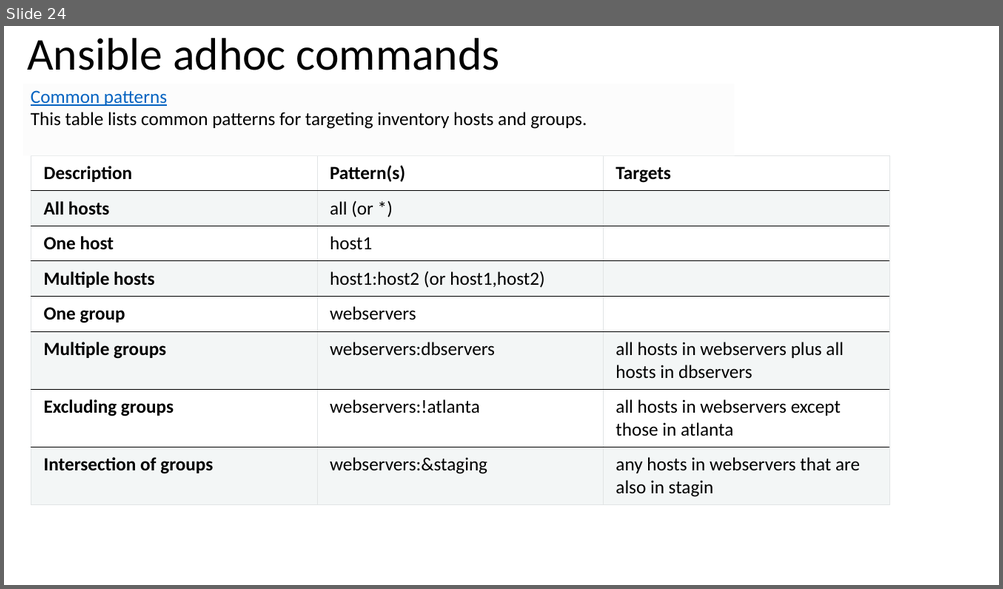
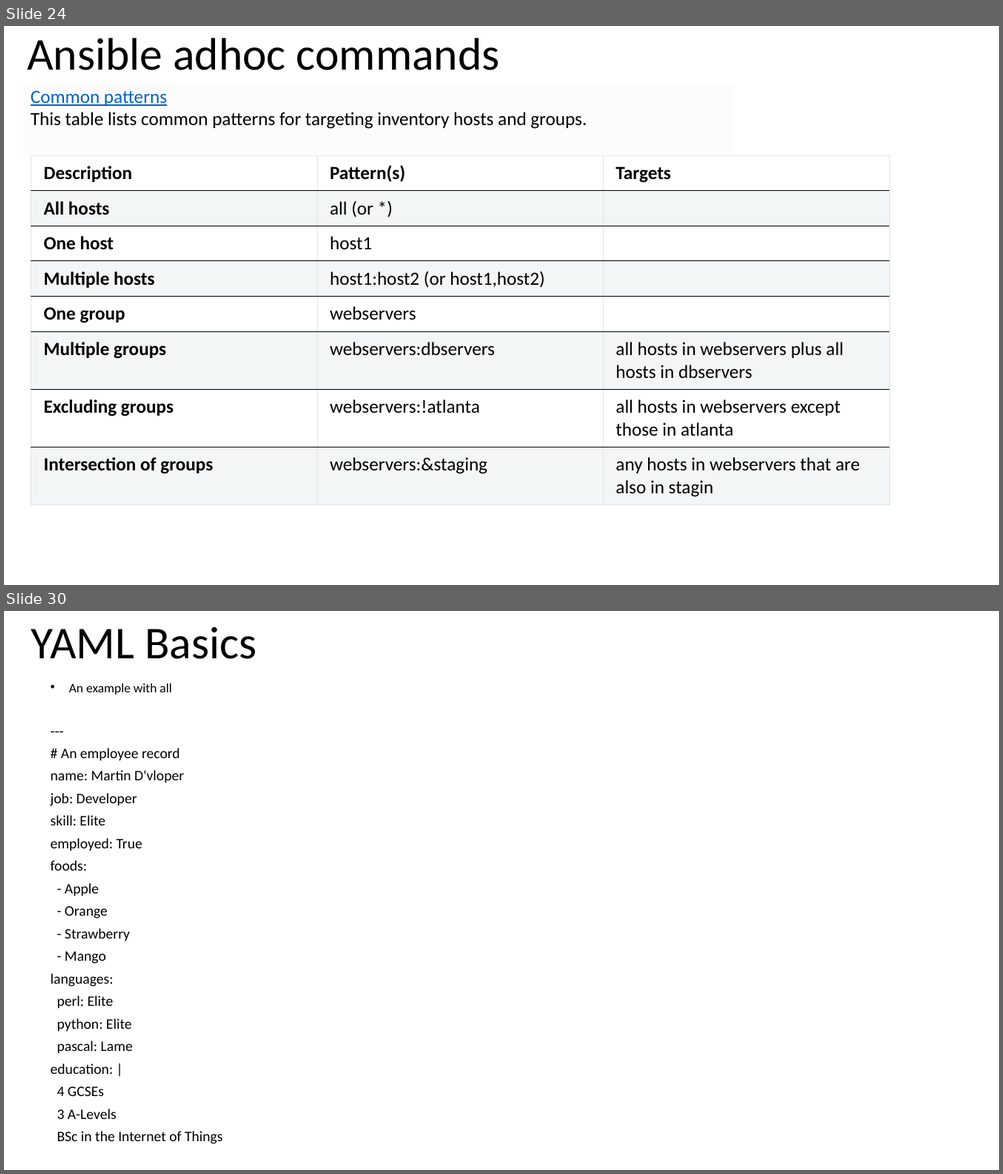
Before and after one commit to afrinafi/ansibletraining, a slide deck: Ansible.pptx. Shown one above the other, each under a label of ours: slide 24 before the commit, slides 24 and 30 after it; the slides between them are not shown. The pictures are 1003x589 and 1003x1174 pixels, drawn with LibreOffice and Linux fonts; fonts in the diff are those of the drawing. Boxes give left, top, right and bottom in pixels: in the first picture for what was removed or moved away, otherwise in the second. Text is boxed around its words. In the diff, an @@ line names an element or a change of style, - is before the commit and + after.

```diff
--- a/Ansible.pptx
+++ b/Ansible.pptx
@@ slide 30 added at bbox=[4, 611, 999, 1170], background #FFFFFF @@
@@ title added at bbox=[31, 627, 256, 659], 44 pt, text #000000 @@
+YAML Basics
@@ text added at bbox=[51, 684, 223, 1145], 14 pt, text #000000 @@
+• An example with all
+---
+# An employee record
+name: Martin D'vloper
+job: Developer
+skill: Elite
+employed: True
+foods:
+- Apple
+- Orange
+- Strawberry
+- Mango
+languages:
+perl: Elite
+python: Elite
+pascal: Lame
+education: |
+4 GCSEs
+3 A-Levels
+BSc in the Internet of Things
```
Also in this commit, not shown: 1 slide changed, 21 other slides added.
